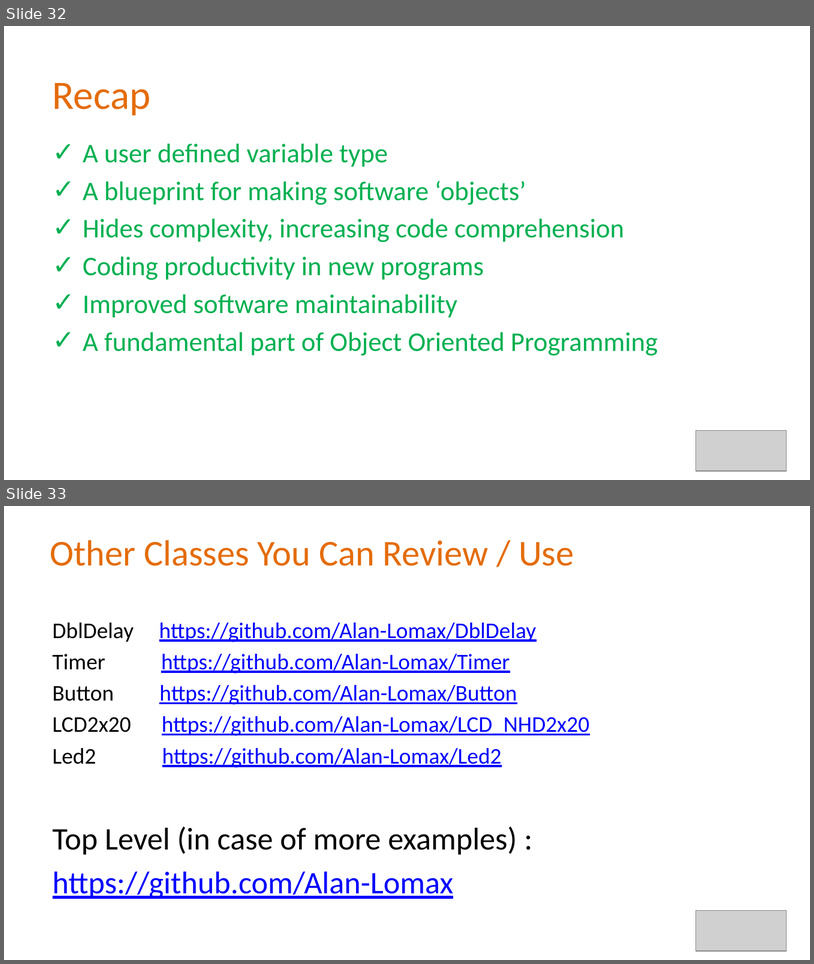
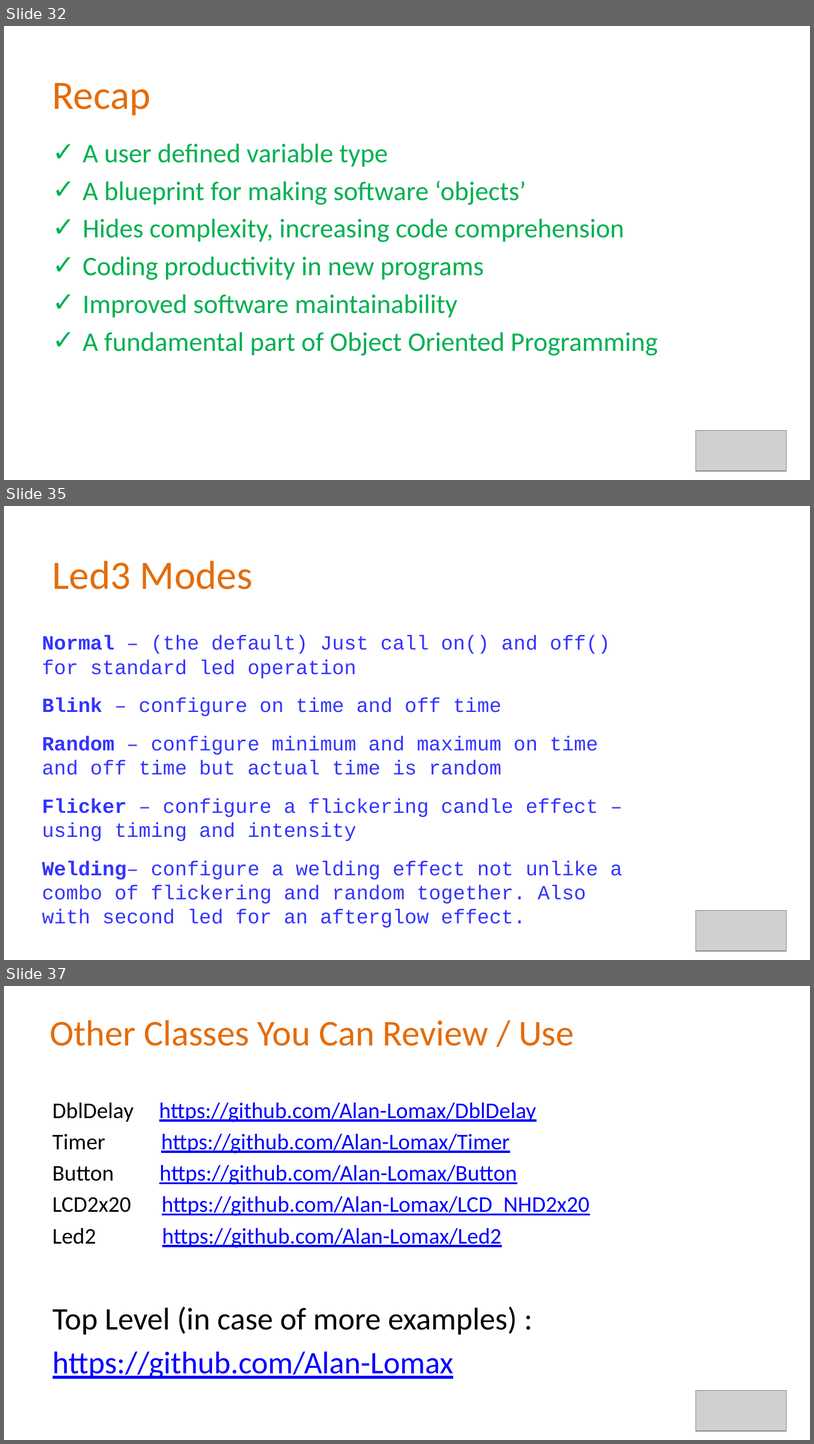
Before and after one commit to Alan-Lomax/MERG-SIG-Presentations, a slide deck: Introduction to Class Programming Part 2.pptx. Shown one above the other, each under a label of ours: slides 32 and 33 before the commit, slides 32, 35 and 37 after it; the slides between them are not shown. The pictures are 814x964 and 814x1444 pixels, drawn with LibreOffice and Linux fonts; fonts in the diff are those of the drawing; grey boxes stand for pictures; background and template pictures are left out. Boxes give left, top, right and bottom in pixels: in the first picture for what was removed or moved away, otherwise in the second. Text is boxed around its words. In the diff, an @@ line names an element or a change of style, - is before the commit and + after.

```diff
--- a/Introduction to Class Programming Part 2.pptx
+++ b/Introduction to Class Programming Part 2.pptx
@@ slide 35 added at <box>4,506,810,960</box>, background picture (left out) @@
@@ title added at <box>53,561,253,589</box>, 36 pt, text #E46C0A @@
+Led3 Modes
@@ text added at <box>42,635,611,678</box>, 18 pt, text #3333FF @@
+Normal – (the default) Just call on() and off() for standard led operation
@@ text added at <box>42,697,502,716</box>, 18 pt, text #3333FF @@
+Blink – configure on time and off time
@@ text added at <box>42,735,599,775</box>, 18 pt, text #3333FF @@
+Random – configure minimum and maximum on time and off time but actual time is random
@@ text added at <box>42,798,599,841</box>, 18 pt, text #3333FF @@
+Flicker – configure a flickering candle effect – using timing and intensity
@@ text added at <box>42,860,623,927</box>, 18 pt, text #3333FF @@
+Welding– configure a welding effect not unlike a combo of flickering and random together. Also with second led for an afterglow effect.
@@ picture added at <box>696,910,786,951</box> @@
@@ what was slide 33 is now slide 37 @@
```
Also in this commit, not shown: 8 slides changed, 2 other slides added.
